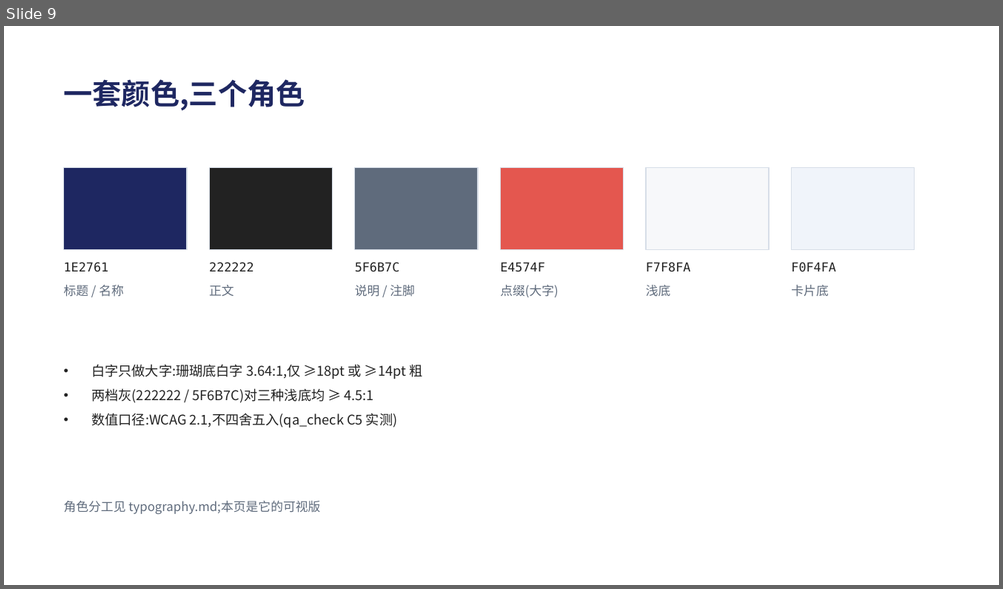
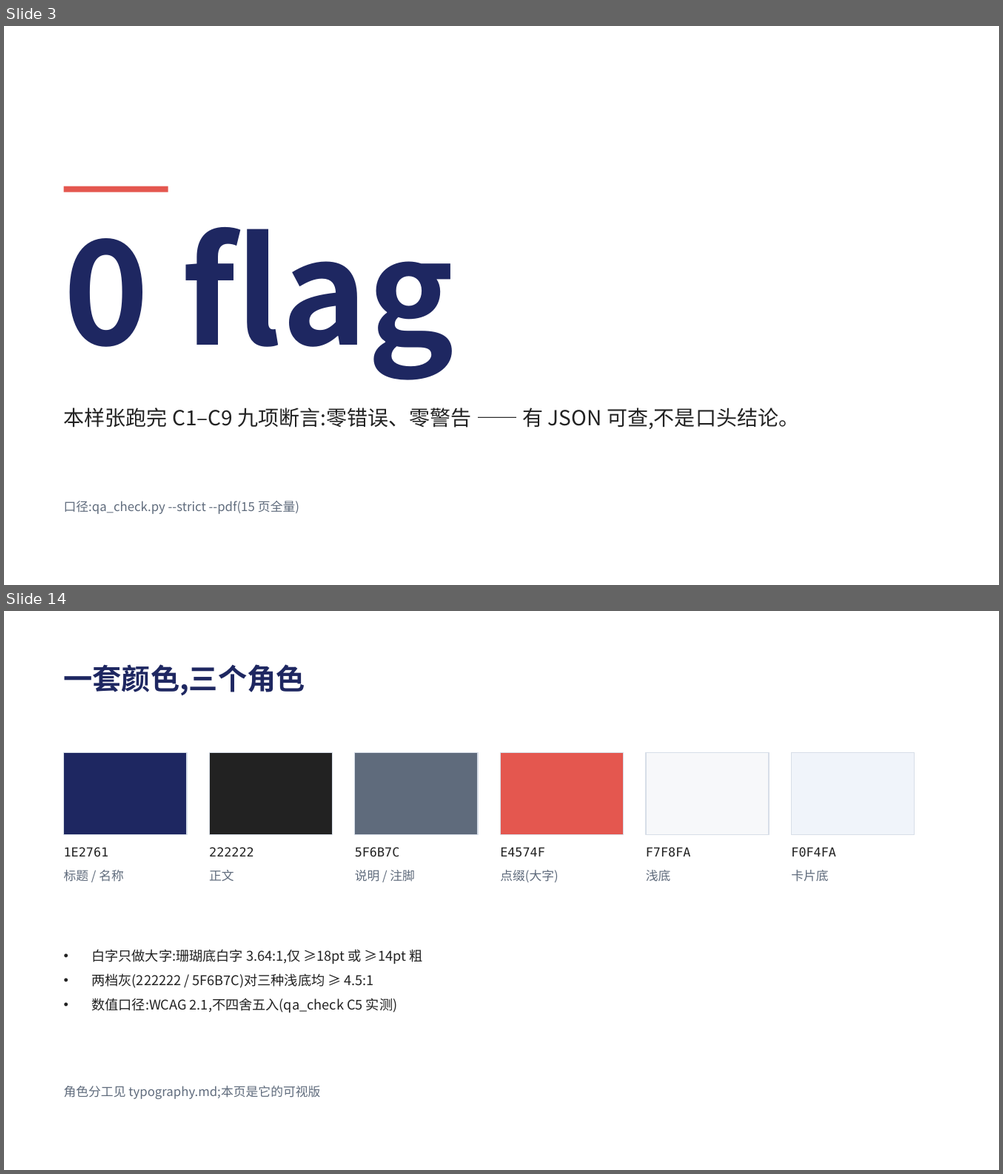
Before and after one commit to Tlaven/skill-repo, a slide deck: pptx-delivery/examples/acceptance-sample/deck.pptx. Shown one above the other, each under a label of ours: slide 9 before the commit, slides 3 and 14 after it; the slides between them are not shown. The pictures are 1003x589 and 1003x1174 pixels, drawn with LibreOffice and Linux fonts; fonts in the diff are those of the drawing. Boxes give left, top, right and bottom in pixels: in the first picture for what was removed or moved away, otherwise in the second. Text is boxed around its words. In the diff, an @@ line names an element or a change of style, - is before the commit and + after.

```diff
--- a/pptx-delivery/examples/acceptance-sample/deck.pptx
+++ b/pptx-delivery/examples/acceptance-sample/deck.pptx
@@ slide 3 added at bbox=[4, 26, 999, 585], background #FFFFFF @@
@@ rectangle added at bbox=[64, 187, 168, 192], fill #E4574F @@
@@ text added at bbox=[64, 227, 455, 380], 140 pt, text #1E2761, bold @@
+0 flag
@@ text added at bbox=[64, 408, 799, 429], 20 pt, text #222222 @@
+本样张跑完 C1–C9 九项断言:零错误、零警告 —— 有 JSON 可查,不是口头结论。
@@ text added at bbox=[64, 501, 299, 514], 12 pt, text #5F6B7C @@
+口径:qa_check.py --strict --pdf(15 页全量)
@@ what was slide 9 is now slide 14 @@
```
Also in this commit, not shown: 4 slides changed, 8 other slides added, 5 slides removed, 23 other files.
